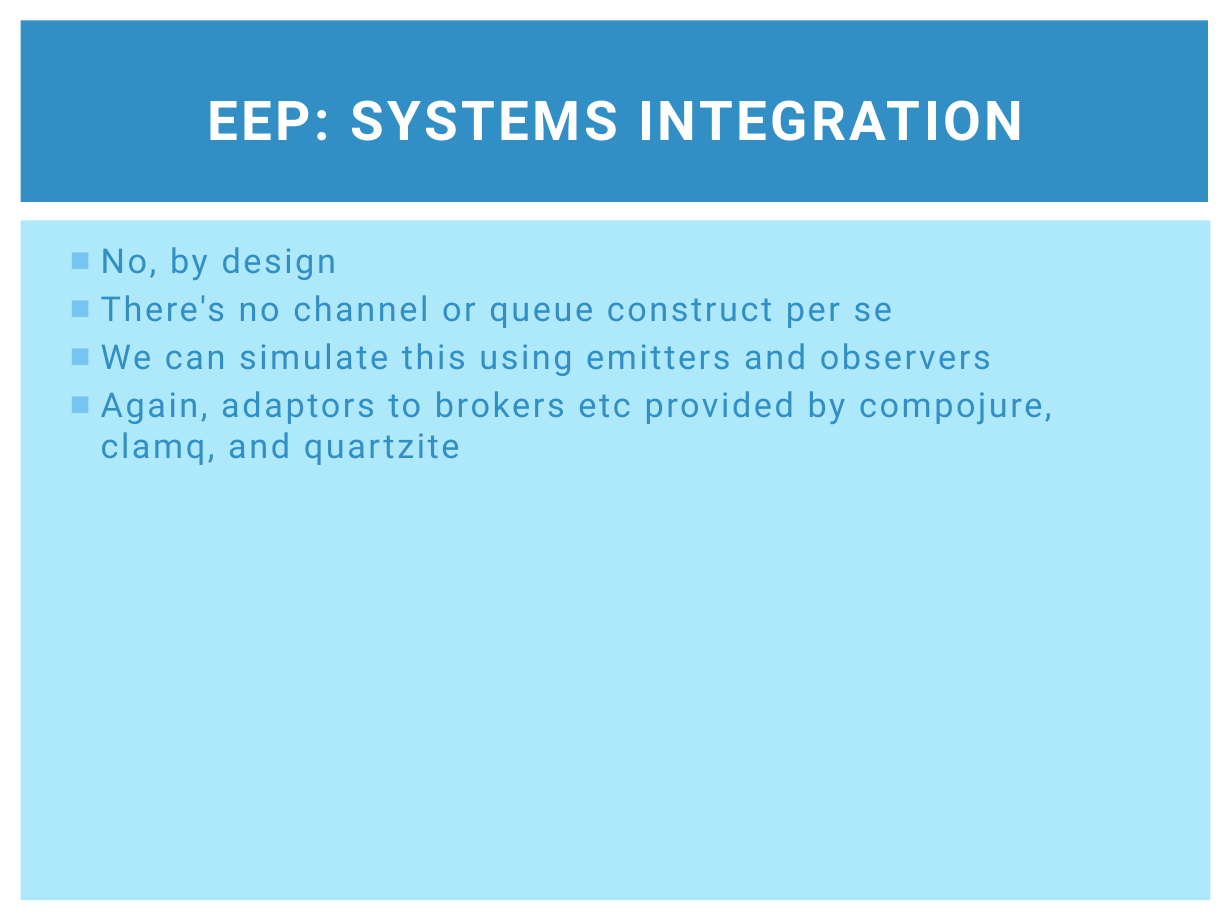
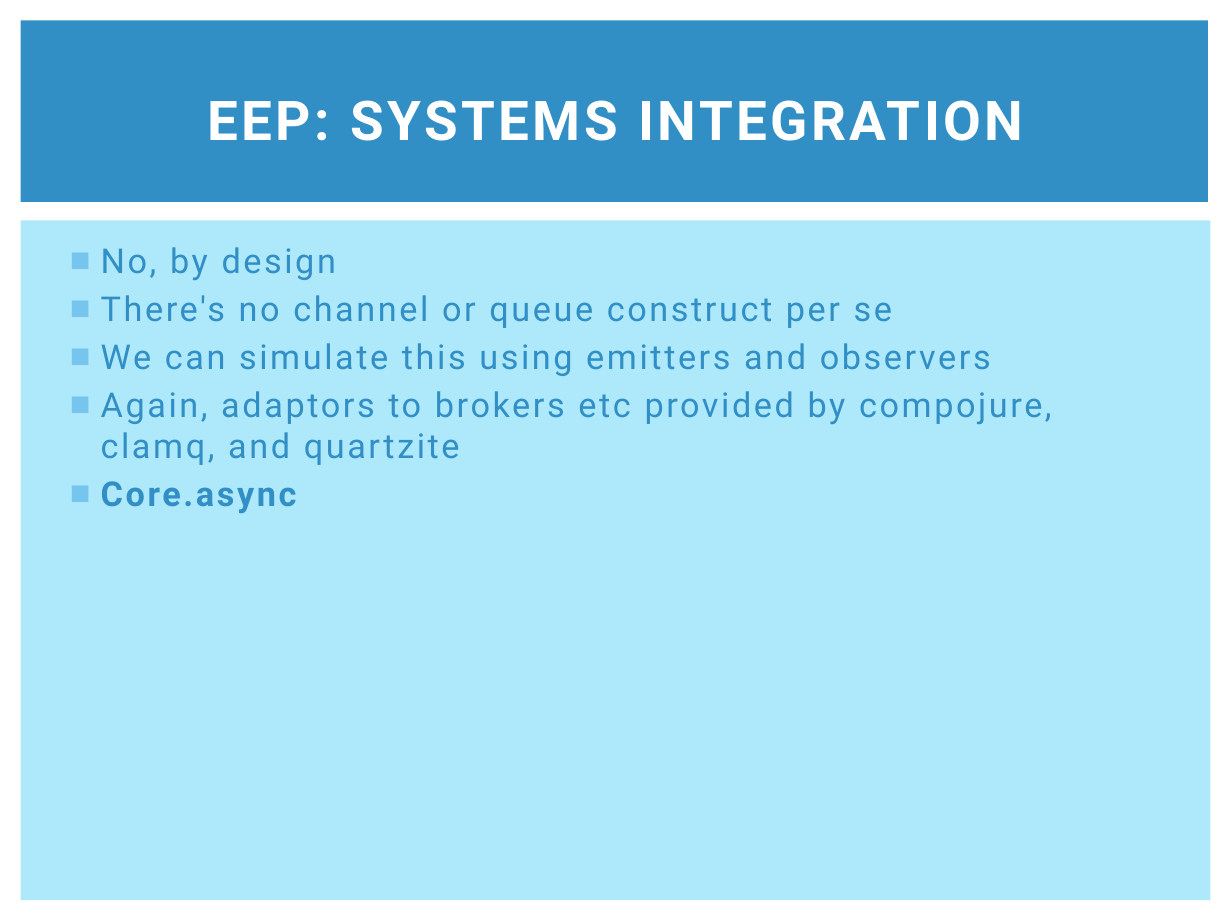
Before and after one commit to clumsyjedi/euroclojure2013, a slide deck: slide 20 of SLIDES.pptx. Drawn at 1232x924 pixels with LibreOffice and Linux fonts; fonts in the diff are those of the drawing. Boxes give left, top, right and bottom in pixels: in the first picture for what was removed or moved away, otherwise in the second. Text is boxed around its words. In the diff, an @@ line names an element or a change of style, - is before the commit and + after.

```diff
--- a/SLIDES.pptx
+++ b/SLIDES.pptx
@@ text at bbox=[101, 481, 297, 513]: paragraph added @@
+■ Core.async
```
Also in this commit, not shown: 12 other slides changed, 28 other files.
